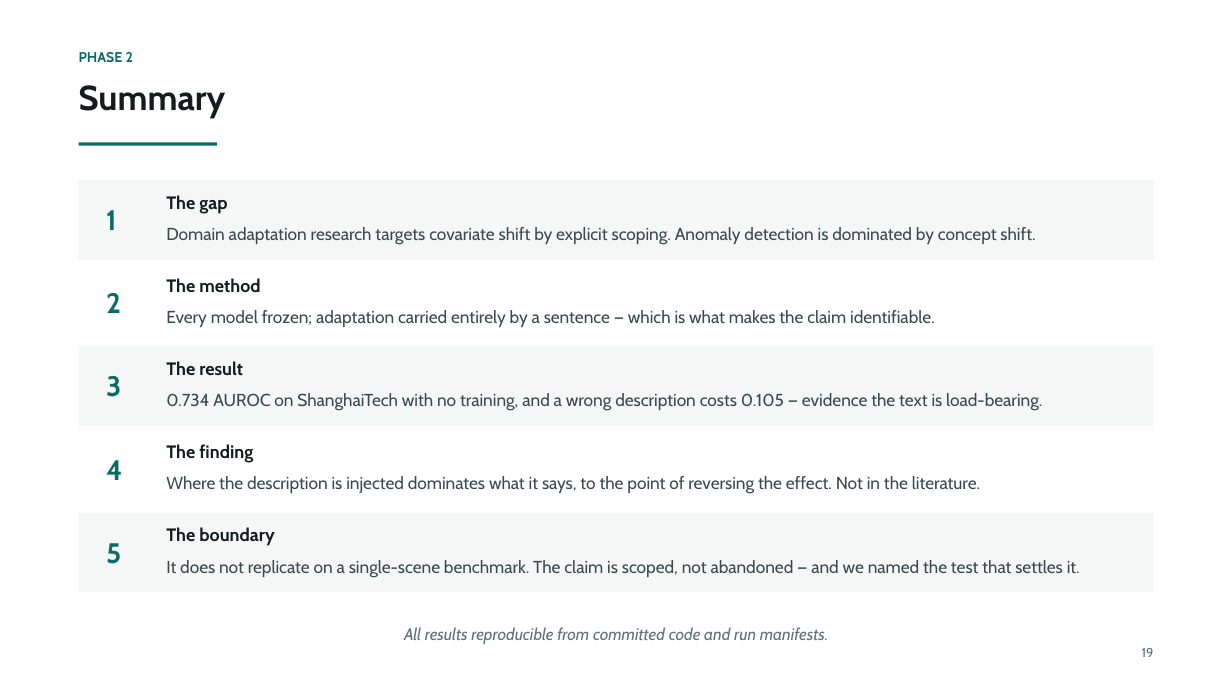
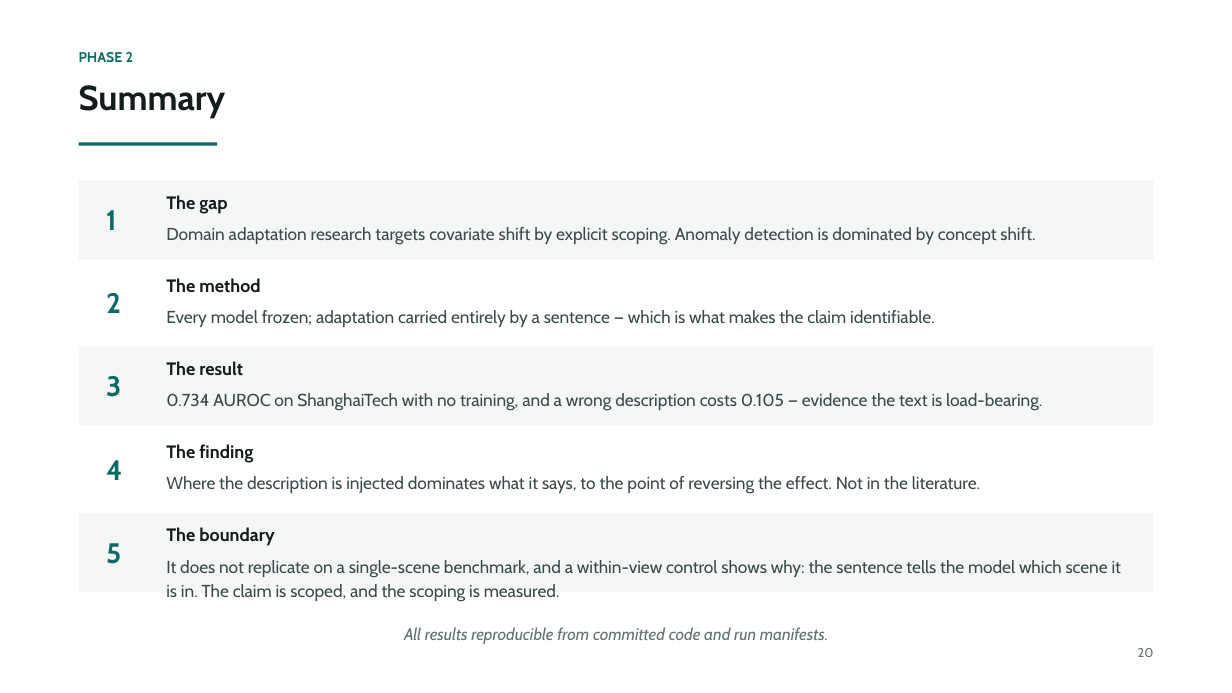
Before and after one commit to prakash-nitc/multimodal-anomaly-detection, a slide deck: slide 21 of docs/06_presentations/DA-ZVAD_Phase2_Review.pptx (slide 20 before the commit). Drawn at 1232x693 pixels with LibreOffice and Linux fonts; fonts in the diff are those of the drawing. Boxes give left, top, right and bottom in pixels: in the first picture for what was removed or moved away, otherwise in the second. Text is boxed around its words. In the diff, an @@ line names an element or a change of style, - is before the commit and + after.

```diff
--- a/docs/06_presentations/DA-ZVAD_Phase2_Review.pptx
+++ b/docs/06_presentations/DA-ZVAD_Phase2_Review.pptx
@@ text at [166,560,1122,602]: text changed @@
-It does not replicate on a single-scene benchmark. The claim is scoped, not abandoned — and we named the test that settles it.
+It does not replicate on a single-scene benchmark, and a within-view control shows why: the sentence tells the model which scene it is in. The claim is scoped, and the scoping is measured.
@@ text at [1138,648,1154,657]: text changed @@
-19
+20
```
Also in this commit, not shown: 4 other slides changed, 1 slide added, 1 other file.
